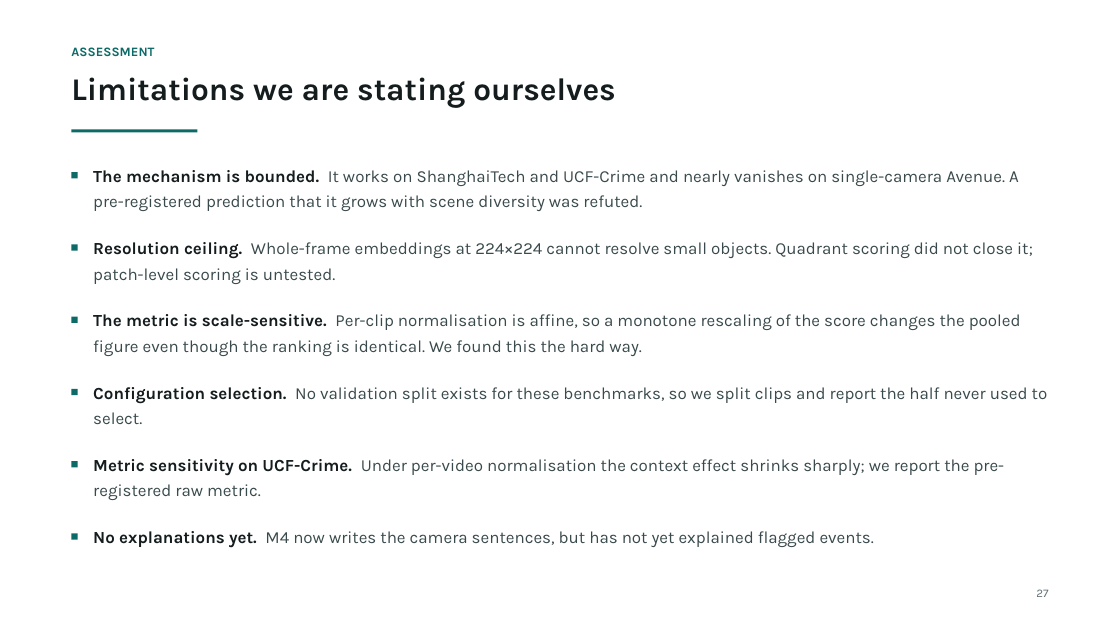
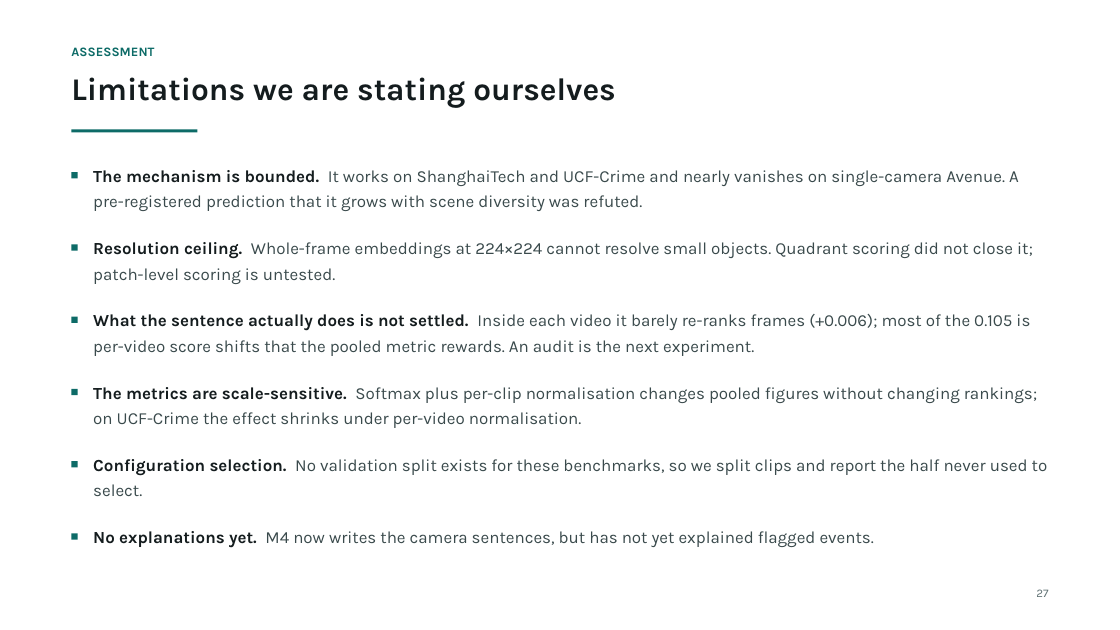
Before and after one commit to prakash-nitc/multimodal-anomaly-detection, a slide deck: slide 28 of docs/06_presentations/DA-ZVAD_Phase3_Review.pptx. Drawn at 1120x630 pixels with LibreOffice and Linux fonts; fonts in the diff are those of the drawing. Boxes give left, top, right and bottom in pixels: in the first picture for what was removed or moved away, otherwise in the second. Text is boxed around its words. In the diff, an @@ line names an element or a change of style, - is before the commit and + after.

Commit message:
Phase 3 deck full audit: setup slide (3 benchmarks, 418 videos, LLaVA), UCF-Crime in comparison and scene-count tables, wrong Ada-VAD citation fixed, within-video finding on interpretation/limitations/summary, plan follows master plan, references regenerated

```diff
--- a/docs/06_presentations/DA-ZVAD_Phase3_Review.pptx
+++ b/docs/06_presentations/DA-ZVAD_Phase3_Review.pptx
@@ text at (93,314,1030,356): text changed @@
-The metric is scale-sensitive. Per-clip normalisation is affine, so a monotone rescaling of the score changes the pooled figure even though the ranking is identical. We found this the hard way.
+What the sentence actually does is not settled. Inside each video it barely re-ranks frames (+0.006); most of the 0.105 is per-video score shifts that the pooled metric rewards. An audit is the next experiment.
@@ text added at (93,387,1037,428), 14.5 pt, text #3A4A4C @@
+The metrics are scale-sensitive. Softmax plus per-clip normalisation changes pooled figures without changing rankings; on UCF-Crime the effect shrinks under per-video normalisation.
@@ text "Configuration selection. No validation split ...": place and size @@
-text "Configuration selection. No validation split ..." at (93,387,1048,404)
+text "Configuration selection. No validation split ..." at (93,459,1048,476)
@@ text removed at (93,459,1005,500) @@
-Metric sensitivity on UCF-Crime. Under per-video normalisation the context effect shrinks sharply; we report the pre-registered raw metric.
```
Also in this commit, not shown: 12 other slides changed, 1 other file.
